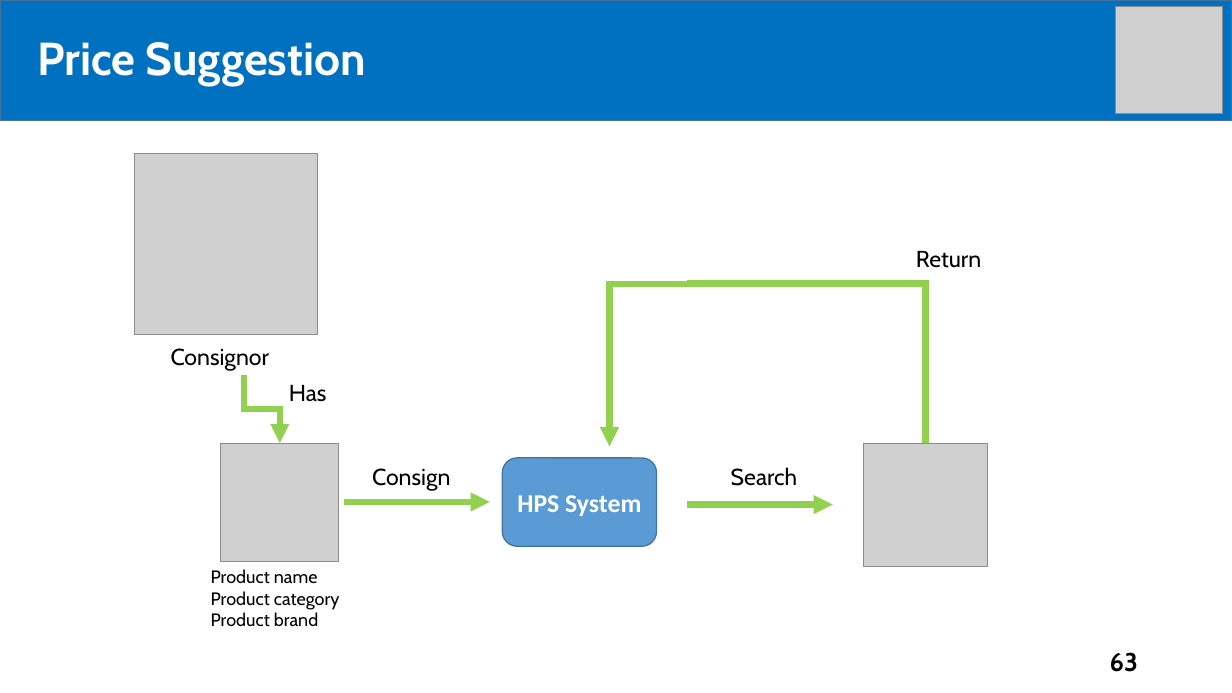
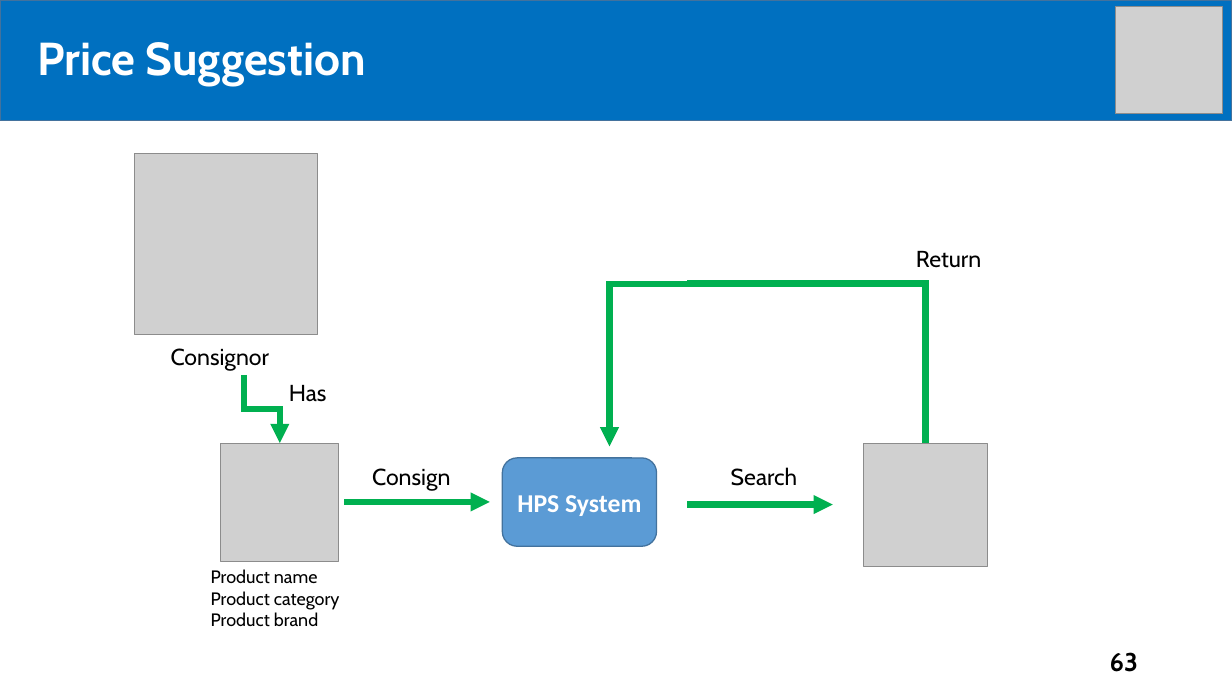
Before and after one commit to tiendan3108/CP, a slide deck: slide 63 of Source/Presentation/PreFinalPresentation.pptx. Drawn at 1232x693 pixels with LibreOffice and Linux fonts; fonts in the diff are those of the drawing; grey boxes stand for pictures. Boxes give left, top, right and bottom in pixels: in the first picture for what was removed or moved away, otherwise in the second. Text is boxed around its words. In the diff, an @@ line names an element or a change of style, - is before the commit and + after.

```diff
--- a/Source/Presentation/PreFinalPresentation.pptx
+++ b/Source/Presentation/PreFinalPresentation.pptx
@@ elbow arrow (610, 446) - (696, 284): stroke #92D050 5 pt to #00B050 5 pt @@
@@ elbow line (926, 443) - (688, 284): stroke #92D050 5 pt to #00B050 5 pt @@
@@ elbow arrow (244, 375) - (280, 443): stroke #92D050 5 pt to #00B050 5 pt @@
@@ elbow arrow (345, 502) - (490, 502): stroke #92D050 5 pt to #00B050 5 pt @@
@@ elbow arrow (688, 505) - (833, 505): stroke #92D050 5 pt to #00B050 5 pt @@
```
Also in this commit, not shown: 11 other slides changed.
